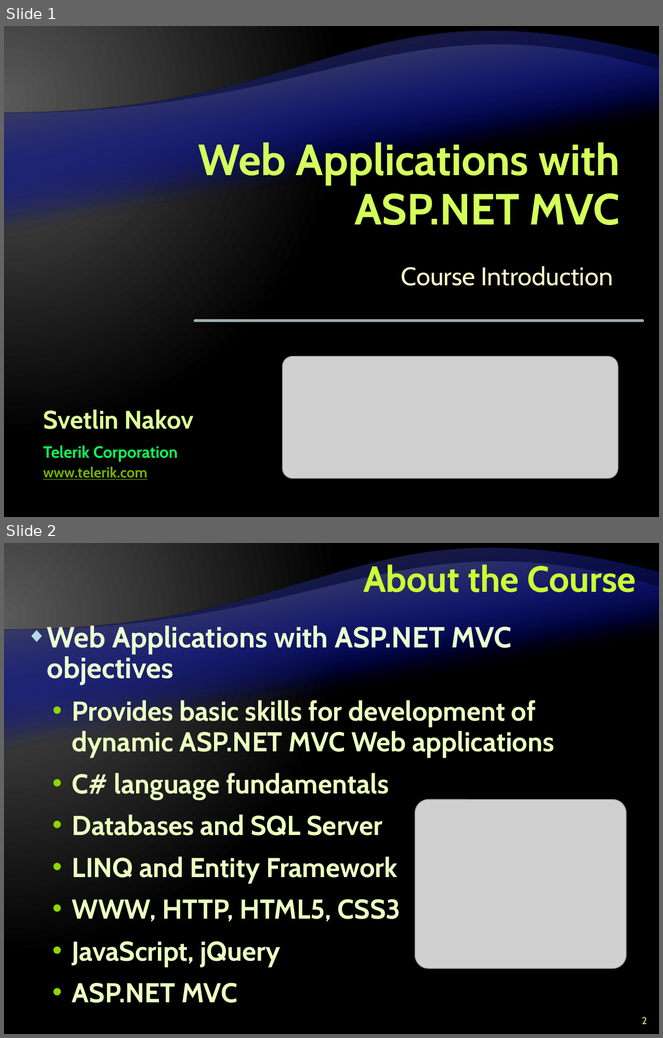
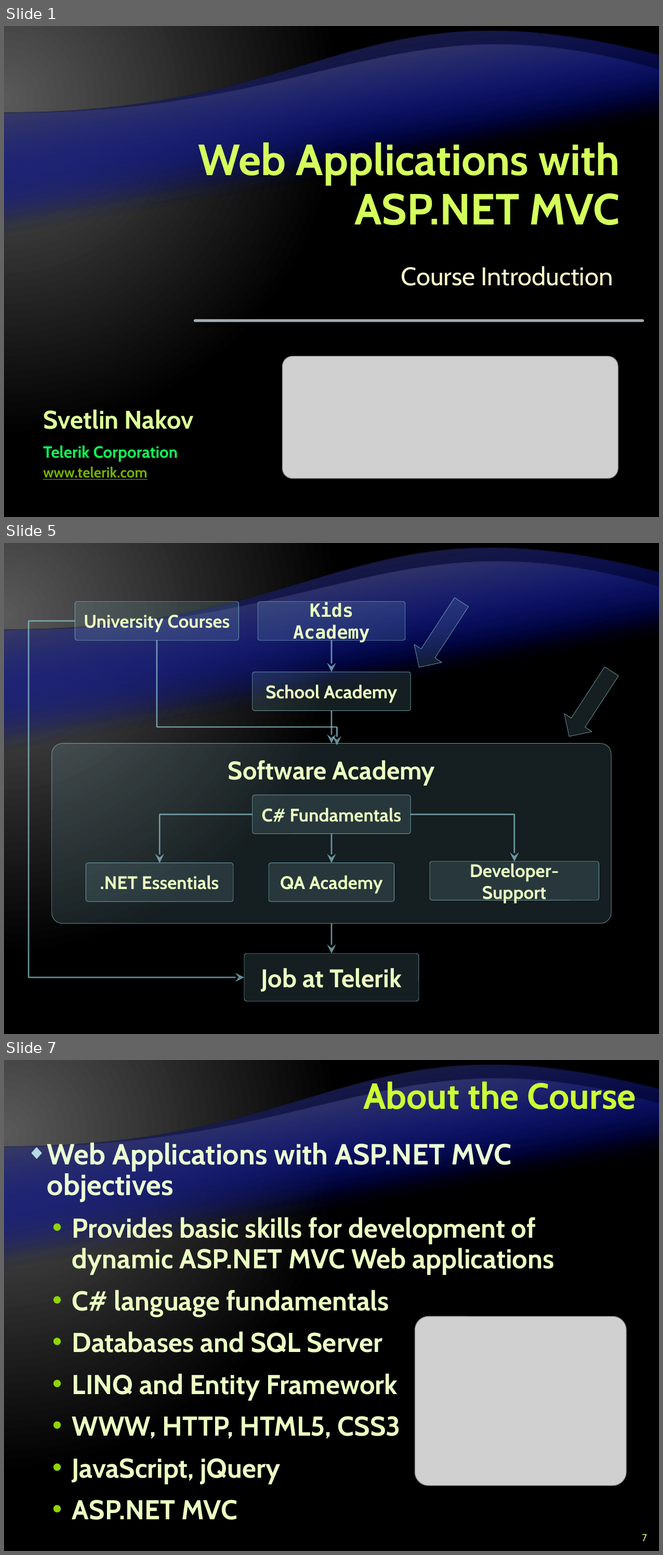
Before and after one commit to Lockheed01/aspnet-mvc-course, a slide deck: Lectures/0. Course Introduction/--for-editing--Course Introduction.pptx. Shown one above the other, each under a label of ours: slides 1 and 2 before the commit, slides 1, 5 and 7 after it; the slides between them are not shown. The pictures are 663x1038 and 663x1555 pixels, drawn with LibreOffice and Linux fonts; fonts in the diff are those of the drawing; grey boxes stand for pictures; background and template pictures are left out. Boxes give left, top, right and bottom in pixels: in the first picture for what was removed or moved away, otherwise in the second. Text is boxed around its words. In the diff, an @@ line names an element or a change of style, - is before the commit and + after.

```diff
--- a/Lectures/0. Course Introduction/--for-editing--Course Introduction.pptx
+++ b/Lectures/0. Course Introduction/--for-editing--Course Introduction.pptx
@@ slide 5 added at [4, 543, 659, 1034], background gradient #595959 to #000000; not listed: 4 template elements that a slide beside it also shows @@
@@ rounded rectangle added at [75, 601, 239, 640], fill #90CAD7 at 15% opacity, outline #90CAD7 0.5 pt, 20 pt, text #EBFFC2, bold @@
+University Courses
@@ rounded rectangle added at [258, 601, 405, 640], fill #90CAD7 at 15% opacity, outline #90CAD7 0.5 pt, 20 pt, text #EBFFC2, bold @@
+Kids Academy
@@ down arrow added at [405, 593, 475, 677], fill #90CAD7 at 15% opacity, outline #90CAD7 0.5 pt @@
@@ elbow arrow added from (75, 621) to (244, 977), #90CAD7 1.5 pt @@
@@ line added from (157, 641) to (157, 727), #90CAD7 1.5 pt @@
@@ arrow added from (332, 641) to (332, 672), #90CAD7 1.5 pt @@
@@ down arrow added at [555, 662, 625, 745], fill #90CAD7 at 15% opacity, outline #90CAD7 0.5 pt @@
@@ rounded rectangle added at [253, 672, 411, 711], fill #90CAD7 at 15% opacity, outline #90CAD7 0.5 pt, 20 pt, text #EBFFC2, bold @@
+School Academy
@@ arrow added from (332, 711) to (332, 744), #90CAD7 1.5 pt @@
@@ line added from (157, 727) to (337, 727), #90CAD7 1.5 pt @@
@@ arrow added from (337, 727) to (337, 745), #90CAD7 1.5 pt @@
@@ rounded rectangle added at [52, 744, 611, 924], fill #90CAD7 at 15% opacity, outline #90CAD7 0.5 pt, 28 pt, text #EBFFC2, bold @@
+Software Academy
@@ rounded rectangle added at [253, 795, 411, 834], fill #90CAD7 at 15% opacity, outline #90CAD7 0.5 pt, 20 pt, text #EBFFC2, bold @@
+C# Fundamentals
@@ elbow arrow added from (253, 814) to (160, 863), #90CAD7 1.5 pt @@
@@ elbow arrow added from (411, 814) to (515, 861), #90CAD7 1.5 pt @@
@@ arrow added from (332, 834) to (332, 863), #90CAD7 1.5 pt @@
@@ rounded rectangle added at [86, 863, 233, 902], fill #90CAD7 at 15% opacity, outline #90CAD7 0.5 pt, 20 pt, text #EBFFC2, bold @@
+.NET Essentials
@@ rounded rectangle added at [269, 863, 395, 902], fill #90CAD7 at 15% opacity, outline #90CAD7 0.5 pt, 20 pt, text #EBFFC2, bold @@
+QA Academy
@@ rounded rectangle added at [430, 861, 599, 900], fill #90CAD7 at 15% opacity, outline #90CAD7 0.5 pt, 20 pt, text #EBFFC2, bold @@
+Developer-Support
@@ arrow added from (332, 924) to (332, 954), #90CAD7 1.5 pt @@
@@ rounded rectangle added at [244, 954, 419, 1002], fill #90CAD7 at 15% opacity, outline #90CAD7 0.5 pt, 28 pt, text #EBFFC2, bold @@
+Job at Telerik
@@ what was slide 2 is now slide 7 @@
@@ page number at [642, 1534, 647, 1542]: text changed @@
-2
+7
```
Also in this commit, not shown: 6 slides changed, 5 other slides added, 1 other file.
